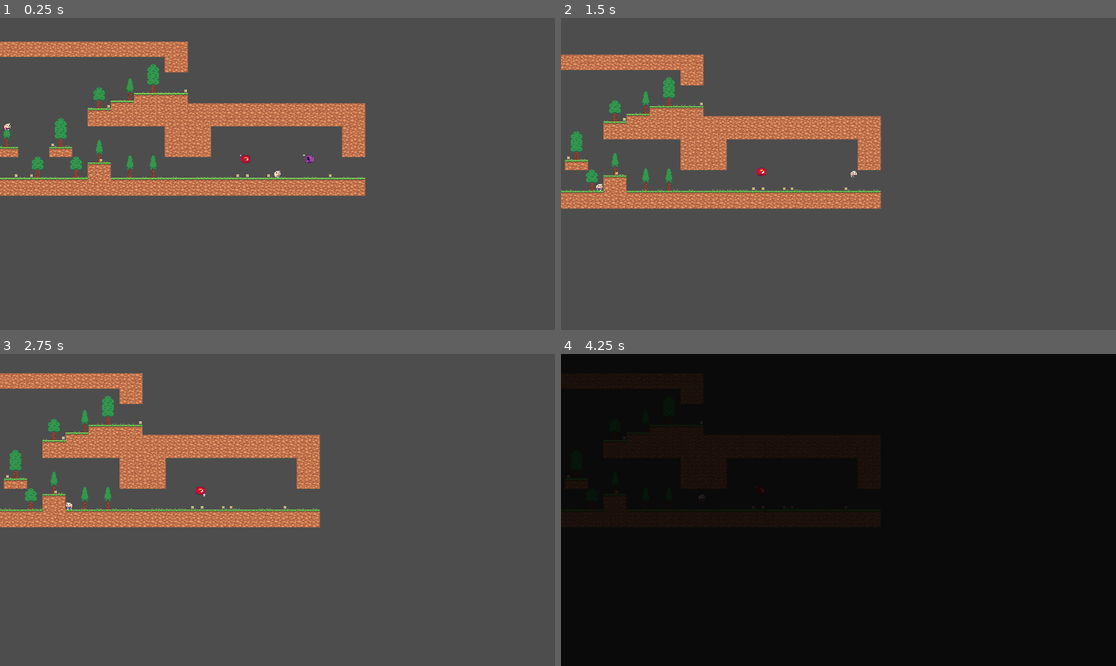
Above: before the commit, frames 1-4 (two rows, left to right).
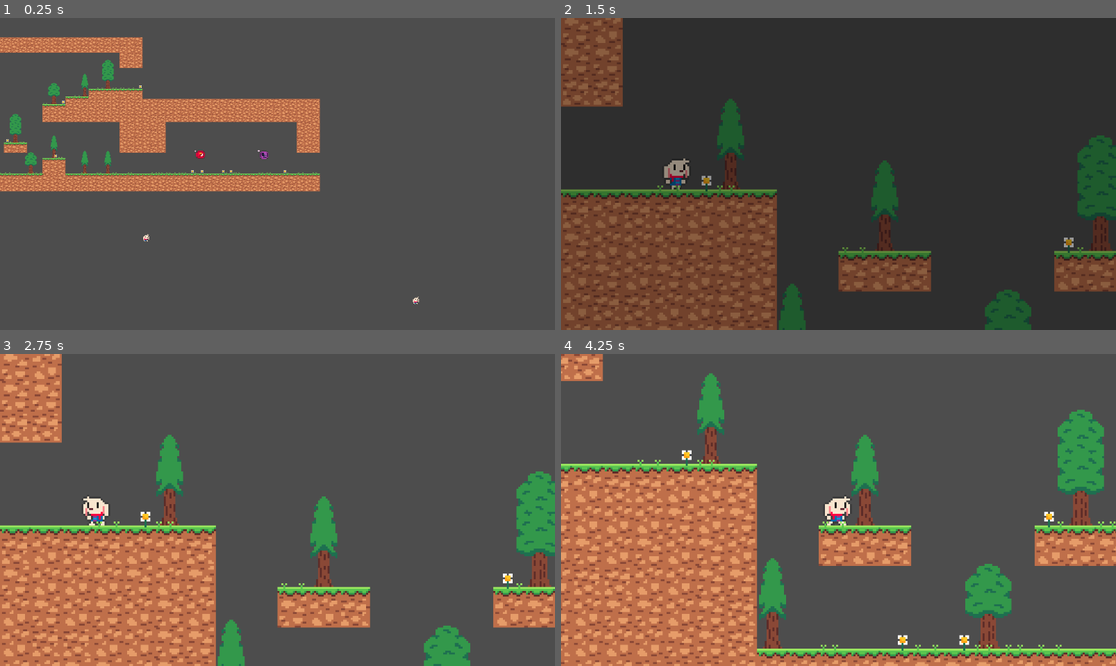
Above: after the commit, the same moments.

Repository: TomMilchman/harry_hare_godot_game
Game: Godot game, scene res://scenes/map/map.tscn
Two runs of this game, one before a commit and one after it. Both use one fixed random seed, a clock stepped at 60 frames per second and the inputs below. This scene is started directly instead of the project's main scene.
Inputs:
- Up to frame 1 (0.25 s): no input
- Up to frame 2 (1.5 s): hold Right (right) from 0.53 s (still down); tap Shift (air dash) at 0.6, 1.35 s; tap Space (jump) at 0.77 s
- Up to frame 3 (2.75 s): tap Space (jump) at 1.52 s; release Right (right) at 2.03 s; hold Left (left) from 2.03 s (still down); tap Shift (air dash) at 2.1 s
- Up to frame 4 (4.25 s): release Left (left) at 2.78 s; hold Right (right) from 2.78 s (still down); tap Shift (air dash) at 2.85, 3.6 s; tap Space (jump) at 3.02, 3.77 s

The runs differ from the first frame. In frame 1, 13% of the frame differs, in the area x 0-76%, y 6-92%; in frame 2, 100%; in frame 3, 39%; in frame 4, 100%, in the area x 0-100%, y 0-100%.

Commit message:
v0.0.16 improved flipping for enemies

Diff:
--- a/globals/player_globals.gd
+++ b/globals/player_globals.gd
@@ -10,8 +10,8 @@
 		print(current_health)
 
 #These are used for determining where the player spawns after death
-var spawn_room_location: String = "res://scenes/rooms/room_0.tscn"
-var spawn_pos: Vector2 = Vector2(744,584) #Always the same as the checkpoint location
+var spawn_room_location: String = "res://scenes/rooms/room_2.tscn"
+var spawn_pos: Vector2 = Vector2(2272, 1544) #Always the same as the checkpoint location
 
 #Player's starting position when entering a room
 var starting_pos: Vector2
--- a/scenes/moving_entities/moving_entity.gd
+++ b/scenes/moving_entities/moving_entity.gd
@@ -4,7 +4,7 @@
 @export var loop = true
 @export var speed = 2.0
 @export var speed_scale = 1.0
-@export var is_flip: bool = false
+@export var not_flip: bool = false
 
 @onready var path = $PathFollow2D
 @onready var animation = $AnimationPlayer
@@ -12,14 +12,15 @@
 
 # Called when the node enters the scene tree for the first time.
 func _ready():
-	sprite.flip_h = is_flip
-
 	if not loop:
 		animation.play("move")
 		animation.speed_scale = speed_scale
 		set_process(false)
 
-
 # Called every frame. 'delta' is the elapsed time since the previous frame.
 func _process(_delta):
 	path.progress += speed
+
+func flip():
+	not_flip = not not_flip
+	sprite.flip_h = not_flip
--- a/scenes/moving_entities/moving_entity.tscn
+++ b/scenes/moving_entities/moving_entity.tscn
@@ -1,21 +1,6 @@
-[gd_scene load_steps=5 format=3 uid="uid://d3jgcjx4j6bxp"]
+[gd_scene load_steps=4 format=3 uid="uid://d3jgcjx4j6bxp"]
 
 [ext_resource type="Script" path="res://scenes/moving_entities/moving_entity.gd" id="1_mrjf0"]
-
-[sub_resource type="Animation" id="Animation_c0x8o"]
-length = 0.001
-tracks/0/type = "value"
-tracks/0/imported = false
-tracks/0/enabled = true
-tracks/0/path = NodePath("PathFollow2D:progress_ratio")
-tracks/0/interp = 1
-tracks/0/loop_wrap = true
-tracks/0/keys = {
-"times": PackedFloat32Array(0),
-"transitions": PackedFloat32Array(1),
-"update": 0,
-"values": [1.0]
-}
 
 [sub_resource type="Animation" id="Animation_hiyon"]
 resource_name = "move"
@@ -36,7 +21,6 @@
 
 [sub_resource type="AnimationLibrary" id="AnimationLibrary_es1fk"]
 _data = {
-"RESET": SubResource("Animation_c0x8o"),
 "move": SubResource("Animation_hiyon")
 }
 
--- a/scenes/moving_entities/snail_enemy.tscn
+++ b/scenes/moving_entities/snail_enemy.tscn
@@ -104,17 +104,22 @@
 "update": 0,
 "values": [0.0, 1.0]
 }
-tracks/1/type = "value"
+tracks/1/type = "method"
 tracks/1/imported = false
 tracks/1/enabled = true
-tracks/1/path = NodePath("AnimatableBody2D/Sprite2D:flip_h")
+tracks/1/path = NodePath(".")
 tracks/1/interp = 1
 tracks/1/loop_wrap = true
 tracks/1/keys = {
 "times": PackedFloat32Array(0, 2),
 "transitions": PackedFloat32Array(1, 1),
-"update": 1,
-"values": [false, true]
+"values": [{
+"args": [],
+"method": &"flip"
+}, {
+"args": [],
+"method": &"flip"
+}]
 }
 
 [sub_resource type="AnimationLibrary" id="AnimationLibrary_2gob6"]
--- a/scenes/obstacles/spikes.gd
+++ b/scenes/obstacles/spikes.gd
@@ -1,5 +1,6 @@
 extends Node2D
 
+@export var damage_amount = PlayerGlobals.MAX_HEALTH
 
 # Called when the node enters the scene tree for the first time.
 func _ready():
@@ -9,4 +10,4 @@
 func _on_deal_damage_to_player(body):
 	if body is Player:
 		var player = body as Player
-		player.take_damage(1)
+		player.take_damage(damage_amount)
--- a/scenes/rooms/room_2.tscn
+++ b/scenes/rooms/room_2.tscn
@@ -26,6 +26,24 @@
 [sub_resource type="Curve2D" id="Curve2D_im5ls"]
 _data = {
 "points": PackedVector2Array(0, 0, 0, 0, 1.75, 20.25, 0, 0, 0, 0, -60.75, 20.25)
+}
+point_count = 2
+
+[sub_resource type="Curve2D" id="Curve2D_o08m3"]
+_data = {
+"points": PackedVector2Array(0, 0, 0, 0, 0, 0, 0, 0, 0, 0, -66.7673, 0.5)
+}
+point_count = 2
+
+[sub_resource type="Curve2D" id="Curve2D_q8kwk"]
+_data = {
+"points": PackedVector2Array(0, 0, 0, 0, -1.25, 11.75, 0, 0, 0, 0, 70.5, 12)
+}
+point_count = 2
+
+[sub_resource type="Curve2D" id="Curve2D_rforq"]
+_data = {
+"points": PackedVector2Array(0, 0, 0, 0, 0, 10.75, 0, 0, 0, 0, 85.25, 11)
 }
 point_count = 2
 
@@ -71,6 +89,21 @@
 [node name="SnailEnemy" parent="Enemies" index="0" instance=ExtResource("5_52462")]
 position = Vector2(1679, 1595)
 curve = SubResource("Curve2D_im5ls")
+not_flip = true
+
+[node name="SnailEnemy2" parent="Enemies" index="1" instance=ExtResource("5_52462")]
+position = Vector2(1186, 1931)
+scale = Vector2(4.29851, 4)
+curve = SubResource("Curve2D_o08m3")
+not_flip = true
+
+[node name="SnailEnemy3" parent="Enemies" index="2" instance=ExtResource("5_52462")]
+position = Vector2(552, 1885)
+curve = SubResource("Curve2D_q8kwk")
+
+[node name="SnailEnemy4" parent="Enemies" index="3" instance=ExtResource("5_52462")]
+position = Vector2(1577, 354)
+curve = SubResource("Curve2D_rforq")
 
 [node name="Spikes" parent="Spikes" index="0" instance=ExtResource("5_3rx80")]
 position = Vector2(872, 592)
Not shown: 1 places in scenes/rooms/room_2.tscn that only renumber resources
